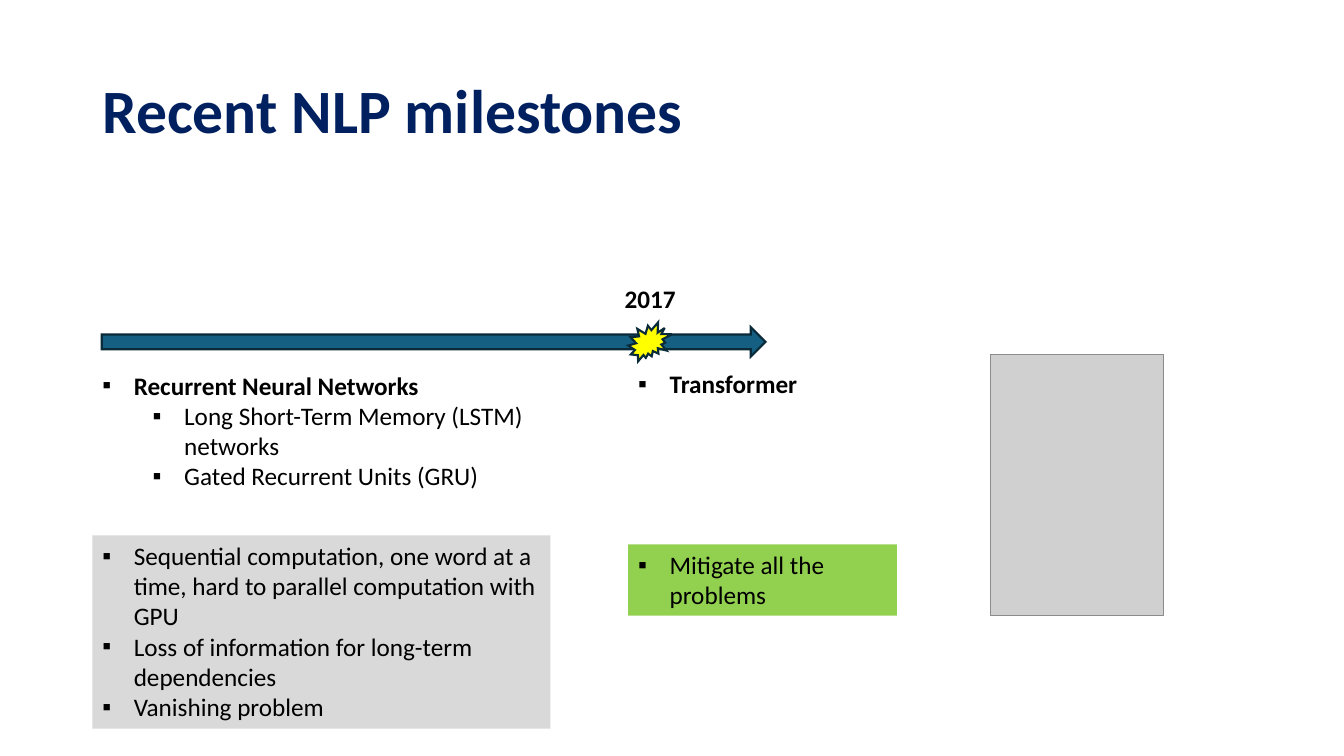
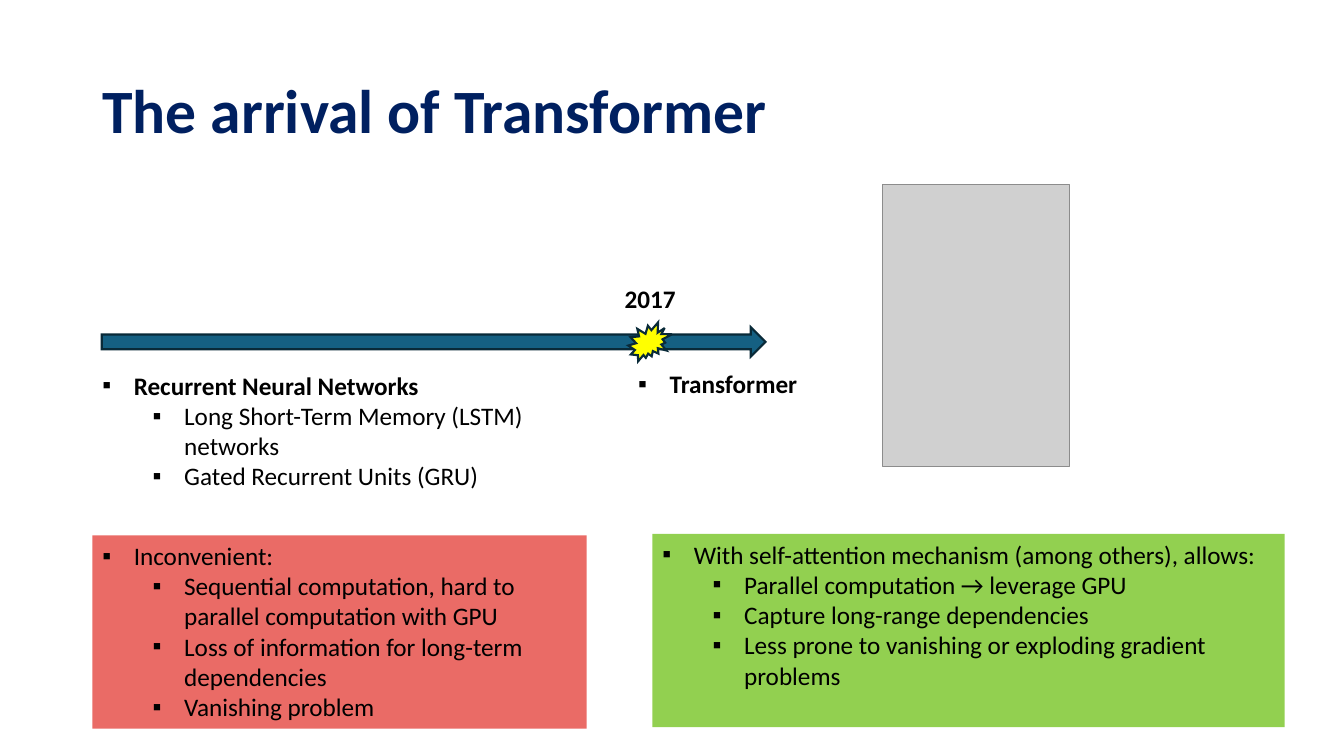
Before and after one commit to tanquangduong/transformer-pt, a slide deck: slide 8 of presentation/Introduction to Transformer.pptx (slide 7 before the commit). Drawn at 1344x756 pixels with LibreOffice and Linux fonts; fonts in the diff are those of the drawing; grey boxes stand for pictures. Boxes give left, top, right and bottom in pixels: in the first picture for what was removed or moved away, otherwise in the second. Text is boxed around its words. In the diff, an @@ line names an element or a change of style, - is before the commit and + after.

```diff
--- a/presentation/Introduction to Transformer.pptx
+++ b/presentation/Introduction to Transformer.pptx
@@ title at (102,89,766,134): text changed @@
-Recent NLP milestones
+The arrival of Transformer
@@ picture: place and size @@
-picture at (990,355,1164,616)
+picture at (883,185,1070,466)
@@ rectangle "Inconvenient:": place and size @@
-rectangle "Inconvenient:" at (93,535,551,729)
+rectangle "Inconvenient:" at (93,535,587,729)
@@ rectangle "Inconvenient:" at (93,535,587,729): fill #D9D9D9 to #EA6B66 @@
@@ rectangle "With self-attention mechanism (among others), ...": place and size @@
-rectangle "With self-attention mechanism (among others), ..." at (628,544,897,616)
+rectangle "With self-attention mechanism (among others), ..." at (652,534,1285,728)
@@ text in rectangle at (134,547,514,629): text changed @@
-▪ Sequential computation, one word at a time, hard to parallel computation with GPU
+▪ Inconvenient:
+  ▪ Sequential computation, hard to parallel computation with GPU
@@ text in rectangle at (694,546,1255,689): text changed @@
-▪ Mitigate all the problems
+▪ With self-attention mechanism (among others), allows:
+  ▪ Parallel computation → leverage GPU
+  ▪ Capture long-range dependencies
+  ▪ Less prone to vanishing or exploding gradient problems
@@ text in rectangle at (184,638,522,721): list level 1 to 2 in "Loss of information for long-term ..."; list level 1 to 2 in "Vanishing problem" @@
```
Also in this commit, not shown: 3 other slides changed, 3 slides added, 2 slides removed, 2 other files.
